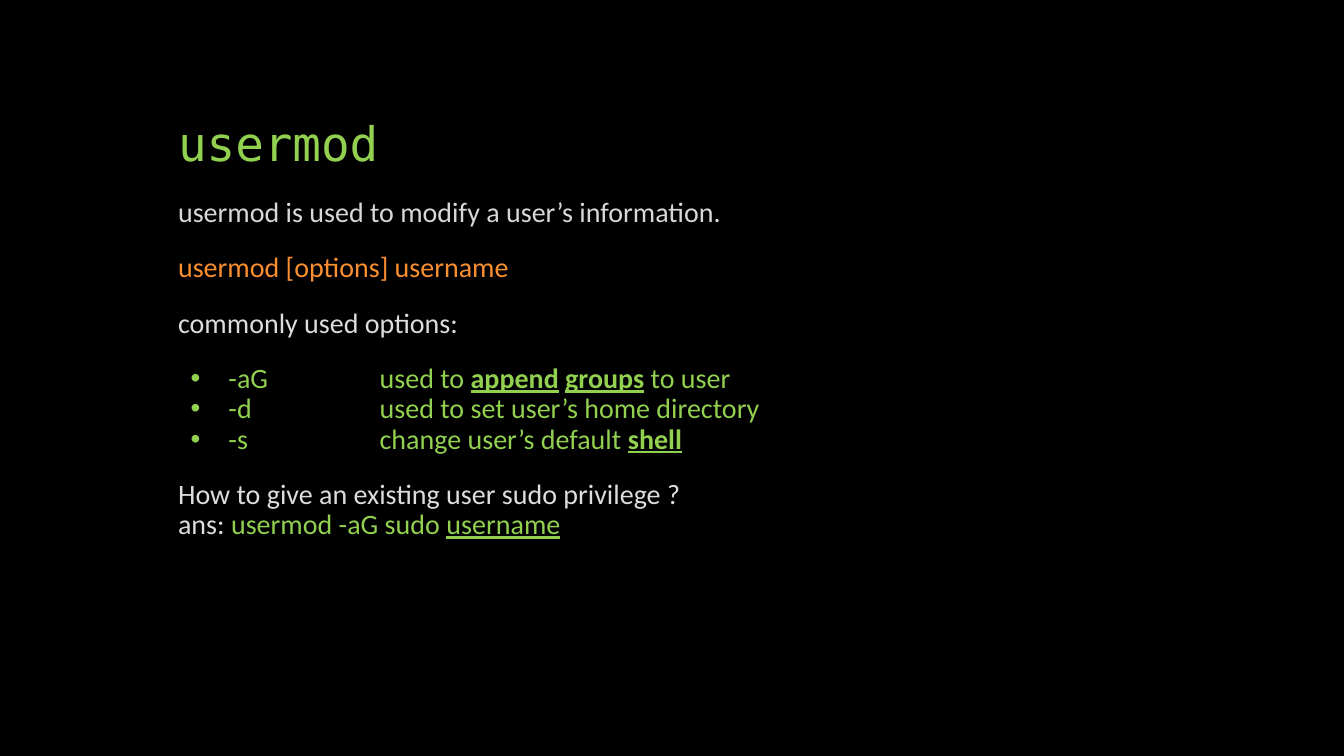
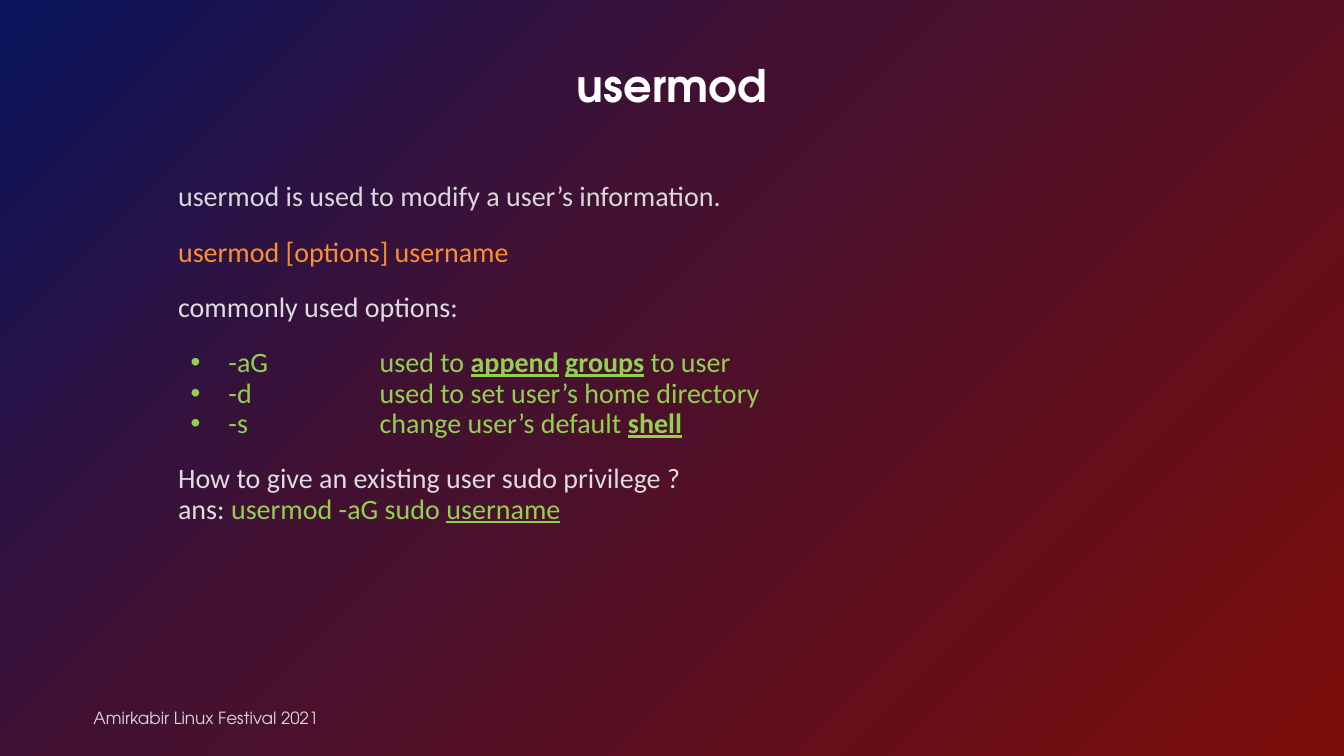
Before and after one commit to linuxfestival/introduction-to-linux-resources, a slide deck: slide 6 of PowerPoint/permissions.pptx (slide 7 before the commit). Drawn at 1344x756 pixels with LibreOffice and Linux fonts; fonts in the diff are those of the drawing. Boxes give left, top, right and bottom in pixels: in the first picture for what was removed or moved away, otherwise in the second. Text is boxed around its words. In the diff, an @@ line names an element or a change of style, - is before the commit and + after.

```diff
--- a/PowerPoint/permissions.pptx
+++ b/PowerPoint/permissions.pptx
@@ background #000000 to #FFFFFF @@
@@ rectangle added at [0,0,1344,756], fill gradient #7B0D09 to #421132 to #09145D @@
@@ title "usermod": place and size @@
-title "usermod" at [178,125,378,162]
+title "usermod" at [577,69,767,103]
@@ title "usermod" at [577,69,767,103]: size 34 to 32 pt, font DejaVu Sans Mono to TeX Gyre Adventor, text colour #92D050 to #FFFFFF, bold on; alignment left to centre @@
@@ subtitle "usermod is used to modify ...": place and size @@
-subtitle "usermod is used to modify ..." at [178,202,759,539]
+subtitle "usermod is used to modify ..." at [178,186,759,523]
@@ text added at [93,711,318,724], 12 pt, text #D8D8D8 @@
+Amirkabir Linux Festival 2021
```
Also in this commit, not shown: 11 other slides changed, 2 slides added, 4 slides removed.
